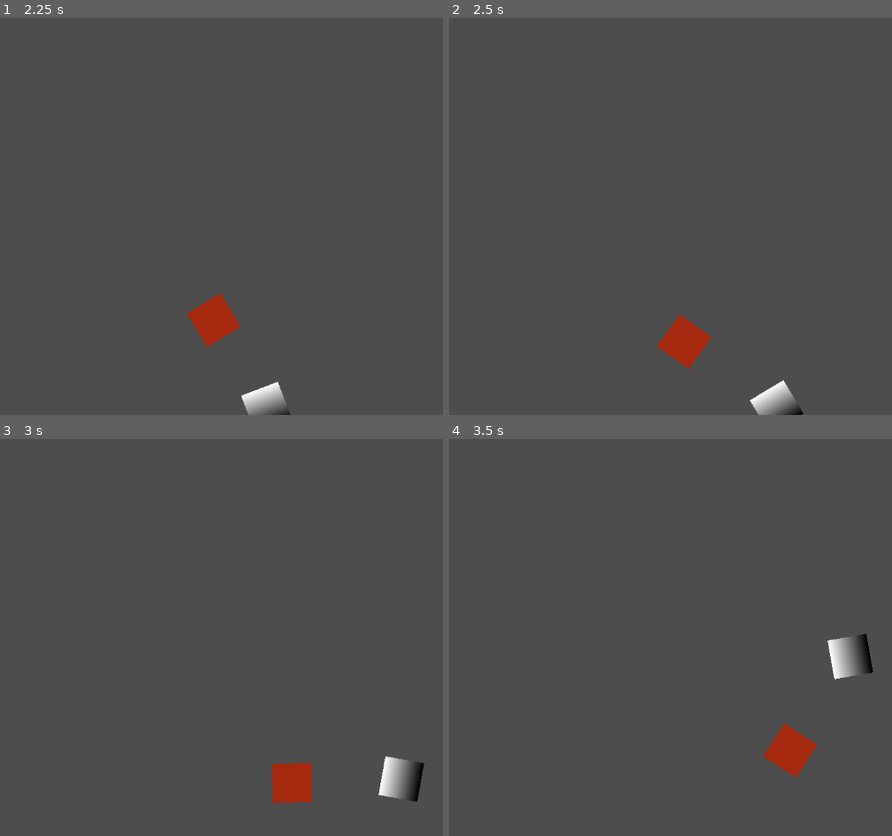
Above: before the commit, frames 1-4 (two rows, left to right).
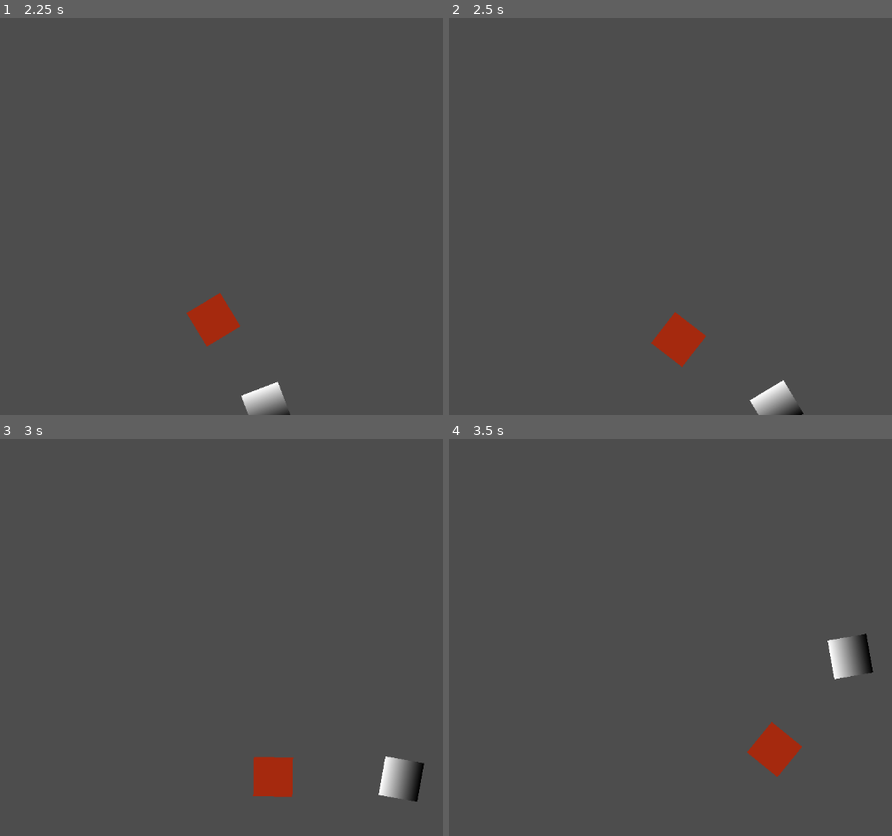
Above: after the commit, the same moments.

Repository: tannnguyen13/Top-Down-Shooter-Test-Game
Game: Godot game, scene res://node_2d.tscn
The game is run twice, just before and just after one commit, with the same random seed, the same clock (stepped at 60 frames per second) and the same inputs.
Inputs (mouse positions are in pixels of both pictures, inside the frame that each line leads up to):
- Up to frame 1 (2.25 s): move the mouse to (243, 196) at 0.52 s; hold Right (ui_right) 0.53-1.28 s; hold Right mouse button (dash) 0.53-1.28 s; click (243, 196) at 0.8 s; move the mouse to (outside the picture) at 1.27 s; hold Down (ui_down) 1.28-2.03 s; click (outside the picture) at 1.35 s; right-click (outside the picture) at 1.55 s; move the mouse to (159, 129) at 2.02 s; hold Right (ui_right) from 2.03 s (still down); hold Right mouse button (dash) from 2.03 s (still down)
- Up to frame 2 (2.5 s): keep holding Right (ui_right); keep holding Right mouse button (dash); click (608, 129) at 2.3 s
- Up to frame 3 (3 s): move the mouse to (53, 716) at 2.77 s; release Right (ui_right) at 2.78 s; release Right mouse button (dash) at 2.78 s; hold Up (ui_up) from 2.78 s (still down); click (53, 716) at 2.85 s
- Up to frame 4 (3.5 s): keep holding Up (ui_up); right-click (502, 716) at 3.05 s

Frame 1 is identical in both runs. In frame 2, 0.3% of the frame differs, in the area x 45-60%, y 74-89%; in frame 3, 1.0%, in the area x 57-71%, y 79-92%; in frame 4, 0.9%.

Commit message:
Fixed Shoot Cooldown
Shooting wasn't working, but fixed it by turning on the One Shot property in the Timer object

Diff:
--- a/Action.gd
+++ b/Action.gd
@@ -1,10 +1,12 @@
 extends Player_State
 
 var shoot_timer: Timer
+var dash_cooldown : Timer
 
 func _ready() -> void:
 	super._ready()
 	shoot_timer = get_node("Shoot_Timer")
+	dash_cooldown = get_node("Dash_Cooldown")
 
 # parameters are interesting, previous_state_path probably could come in handy when behaviors differ
 # based on the previous state,
@@ -25,7 +27,7 @@
 
 # clean up before actually switching the state
 func exit()-> void:
-	pass
+	player.velocity = Vector2(0, 0)
 
 # call this in the main state controller process; pass in that _delta function
 
@@ -48,4 +50,9 @@
 		var b = player.Bullet.instantiate()
 		player.owner.add_child(b)
 		b.global_transform = player.bullet_spawn_point.global_transform
-		shoot_timer.start(player.shoot_cooldown)
+		shoot_timer.start()
+
+func _input_dash():
+	if Input.is_action_pressed("dash") and dash_cooldown.is_stopped():
+		pass
+	pass
--- a/bullet_script.gd
+++ b/bullet_script.gd
@@ -22,11 +22,11 @@
 func _on_Bullet_entered_body(body):
 	for target_group in valid_hit_groups:
 		if body.is_in_group(target_group):
-			print("hit valid target, target group in: " + target_group)
+			#print("hit valid target, target group in: " + target_group)
 			var target_curr_state = body.get_node("State Machine")
 			if target_curr_state:
-				print("\tFound target's State Machine")
-				print("\t"+target_curr_state.state.name)
+				#print("\tFound target's State Machine")
+				#print("\t"+target_curr_state.state.name)
 				target_curr_state = target_curr_state.get_node(str(target_curr_state.state.name))
 				if target_curr_state && target_curr_state.has_method("take_damage"):
 					hit.connect(target_curr_state.take_damage)
--- a/enemy.tscn
+++ b/enemy.tscn
@@ -10,26 +10,26 @@
 [sub_resource type="RectangleShape2D" id="RectangleShape2D_2woel"]
 size = Vector2(64, 64)
 
-[node name="Enemy" type="CharacterBody2D" groups=["enemy"]]
+[node name="Enemy" type="CharacterBody2D" unique_id=250671056 groups=["enemy"]]
 script = ExtResource("1_qi2p4")
 
-[node name="Sprite2D" type="Sprite2D" parent="."]
+[node name="Sprite2D" type="Sprite2D" parent="." unique_id=787978107]
 modulate = Color(0.647059, 0.160784, 0.054902, 1)
 scale = Vector2(64, 64)
 texture = SubResource("CanvasTexture_qi2p4")
 
-[node name="CollisionShape2D" type="CollisionShape2D" parent="."]
+[node name="CollisionShape2D" type="CollisionShape2D" parent="." unique_id=1673765672]
 shape = SubResource("RectangleShape2D_2woel")
 
-[node name="State Machine" type="Node" parent="." node_paths=PackedStringArray("initial_state")]
+[node name="State Machine" type="Node" parent="." unique_id=1518678083 node_paths=PackedStringArray("initial_state")]
 script = ExtResource("2_iifgy")
 initial_state = NodePath("Hostile")
 
-[node name="Hostile" type="Node" parent="State Machine" groups=["enemy"]]
+[node name="Hostile" type="Node" parent="State Machine" unique_id=1247280522 groups=["enemy"]]
 script = ExtResource("3_epg4t")
 
-[node name="Damaged" type="Node" parent="State Machine"]
+[node name="Damaged" type="Node" parent="State Machine" unique_id=1256519728]
 script = ExtResource("4_iifgy")
 
-[node name="Damaged_Timer" type="Timer" parent="State Machine/Damaged"]
+[node name="Damaged_Timer" type="Timer" parent="State Machine/Damaged" unique_id=84173686]
 wait_time = 0.107
--- a/player.tscn
+++ b/player.tscn
@@ -15,29 +15,38 @@
 
 [sub_resource type="CanvasTexture" id="CanvasTexture_8g4hq"]
 
-[node name="Player" type="CharacterBody2D" node_paths=PackedStringArray("bullet_spawn_point") groups=["player"]]
+[node name="Player" type="CharacterBody2D" unique_id=1675075760 node_paths=PackedStringArray("bullet_spawn_point") groups=["player"]]
 script = ExtResource("1_onrkg")
 Bullet = ExtResource("2_i3pqv")
 bullet_spawn_point = NodePath("bullet_spawn_point")
 
-[node name="Sprite2D" type="Sprite2D" parent="."]
+[node name="Sprite2D" type="Sprite2D" parent="." unique_id=1227355128]
 texture = SubResource("GradientTexture2D_cyuan")
 
-[node name="CollisionShape2D" type="CollisionShape2D" parent="."]
+[node name="CollisionShape2D" type="CollisionShape2D" parent="." unique_id=285424836]
 shape = SubResource("RectangleShape2D_2woel")
 
-[node name="bullet_spawn_point" type="Node2D" parent="."]
+[node name="bullet_spawn_point" type="Node2D" parent="." unique_id=501472989]
 position = Vector2(40, 0)
 
-[node name="Sprite2D" type="Sprite2D" parent="bullet_spawn_point"]
+[node name="Sprite2D" type="Sprite2D" parent="bullet_spawn_point" unique_id=578935818]
 visible = false
 scale = Vector2(10, 10)
 texture = SubResource("CanvasTexture_8g4hq")
 
-[node name="State Machine" type="Node" parent="."]
+[node name="State Machine" type="Node" parent="." unique_id=601803842]
 script = ExtResource("3_i3pqv")
 
-[node name="Action" type="Node" parent="State Machine"]
+[node name="Action" type="Node" parent="State Machine" unique_id=1581632203]
 script = ExtResource("4_hqtel")
 
-[node name="Shoot_Timer" type="Timer" parent="State Machine/Action"]
+[node name="Shoot_Timer" type="Timer" parent="State Machine/Action" unique_id=1812462536]
+wait_time = 0.67
+one_shot = true
+
+[node name="Dash_Cooldown" type="Timer" parent="State Machine/Action" unique_id=359107300]
+wait_time = 0.449
+
+[node name="Damaged" type="Node" parent="State Machine" unique_id=1218887555]
+
+[node name="Dash" type="Node" parent="State Machine" unique_id=446365419]
--- a/project.godot
+++ b/project.godot
@@ -8,11 +8,15 @@
 
 config_version=5
 
+[animation]
+
+compatibility/default_parent_skeleton_in_mesh_instance_3d=true
+
 [application]
 
 config/name="Game 02"
 run/main_scene="res://node_2d.tscn"
-config/features=PackedStringArray("4.5", "Forward Plus")
+config/features=PackedStringArray("4.7", "Forward Plus")
 config/icon="res://icon.svg"
 
 [input]
--- a/states/Hostile.gd
+++ b/states/Hostile.gd
@@ -2,7 +2,7 @@
 
 func enter(previous_state_path: String, data:= {})->void:
 	#can call animation once i add that in
-	print(enemy.name + " is in State: " + name)
+	#wprint(enemy.name + " is in State: " + name)
 	pass
 
 func update(_delta: float) -> void:
@@ -12,6 +12,5 @@
 	enemy.position += enemy.transform.x * enemy.SPEED * _delta
 
 func take_damage(source_position: Vector2, knockbackForce: float, output_damage: int, knockbackTime: float):
-	print("i got hitted")
 	var return_data = {"source":source_position, "knockback":knockbackForce, "damage":output_damage, "duration": knockbackTime}
 	finished.emit(DAMAGED, return_data)
Not shown: 1 places in enemy.tscn that only renumber resources
Not shown, changed: icon.svg.import
Not shown: 1 places in player.tscn that only renumber resources
